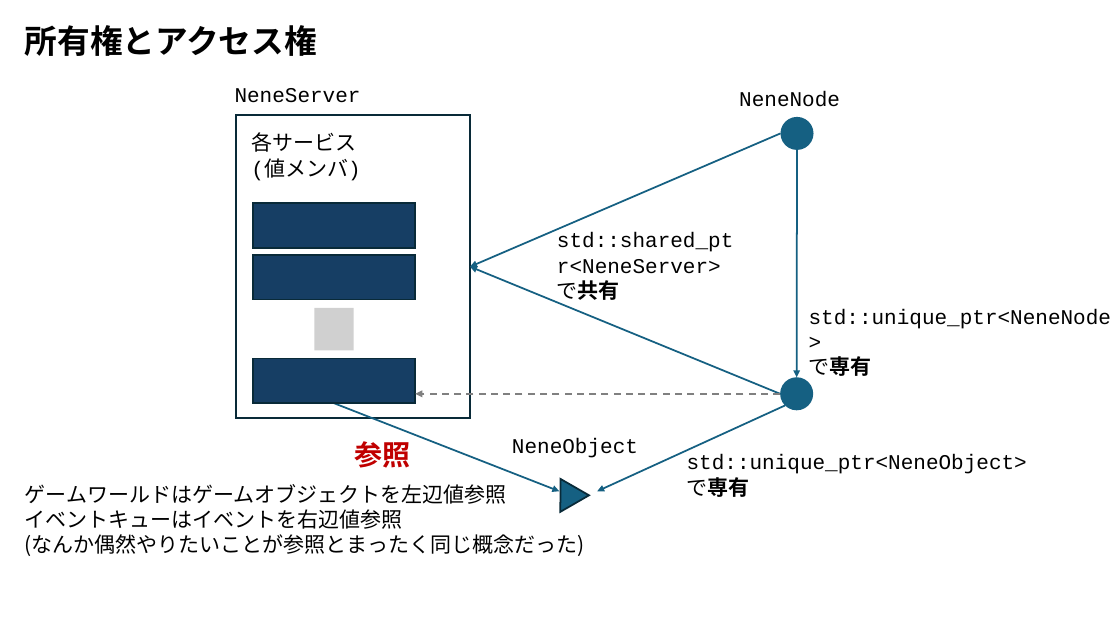
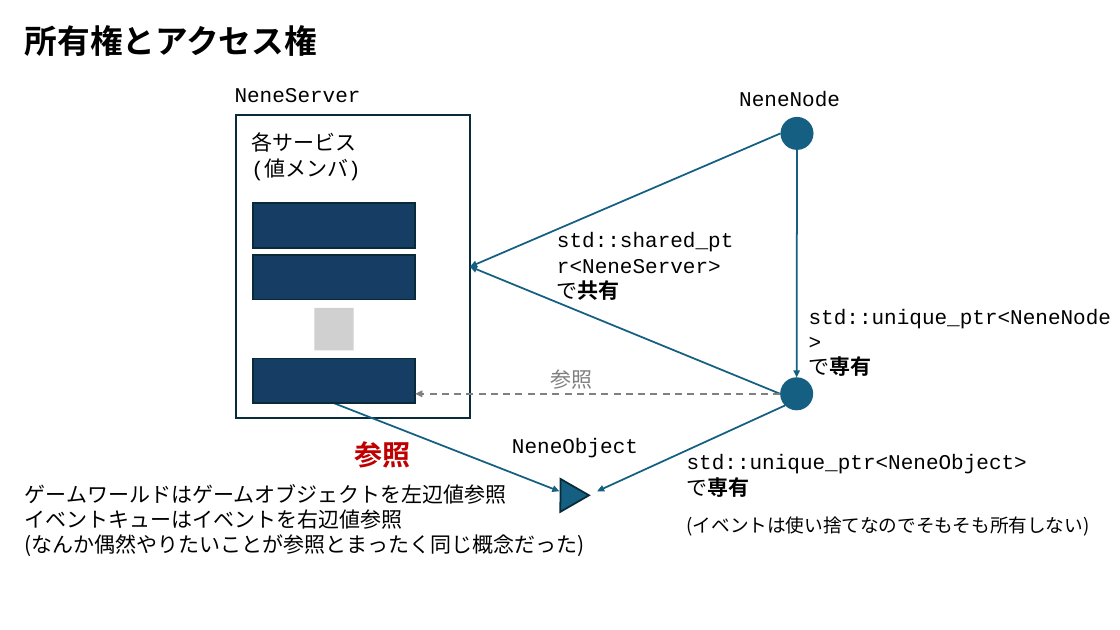
Before and after one commit to SakuraNeneCpp/NeneEngine, a slide deck: slide 5 of figs/slide.pptx. Drawn at 1120x630 pixels with LibreOffice and Linux fonts; fonts in the diff are those of the drawing; grey boxes stand for pictures. Boxes give left, top, right and bottom in pixels: in the first picture for what was removed or moved away, otherwise in the second. Text is boxed around its words. In the diff, an @@ line names an element or a change of style, - is before the commit and + after.

```diff
--- a/figs/slide.pptx
+++ b/figs/slide.pptx
@@ text added at (550,369,592,389), 18 pt, text #808080 @@
+参照
@@ text added at (687,516,1090,536), 16 pt, text #000000 @@
+(イベントは使い捨てなのでそもそも所有しない)
```
Also in this commit, not shown: 3 other files.
